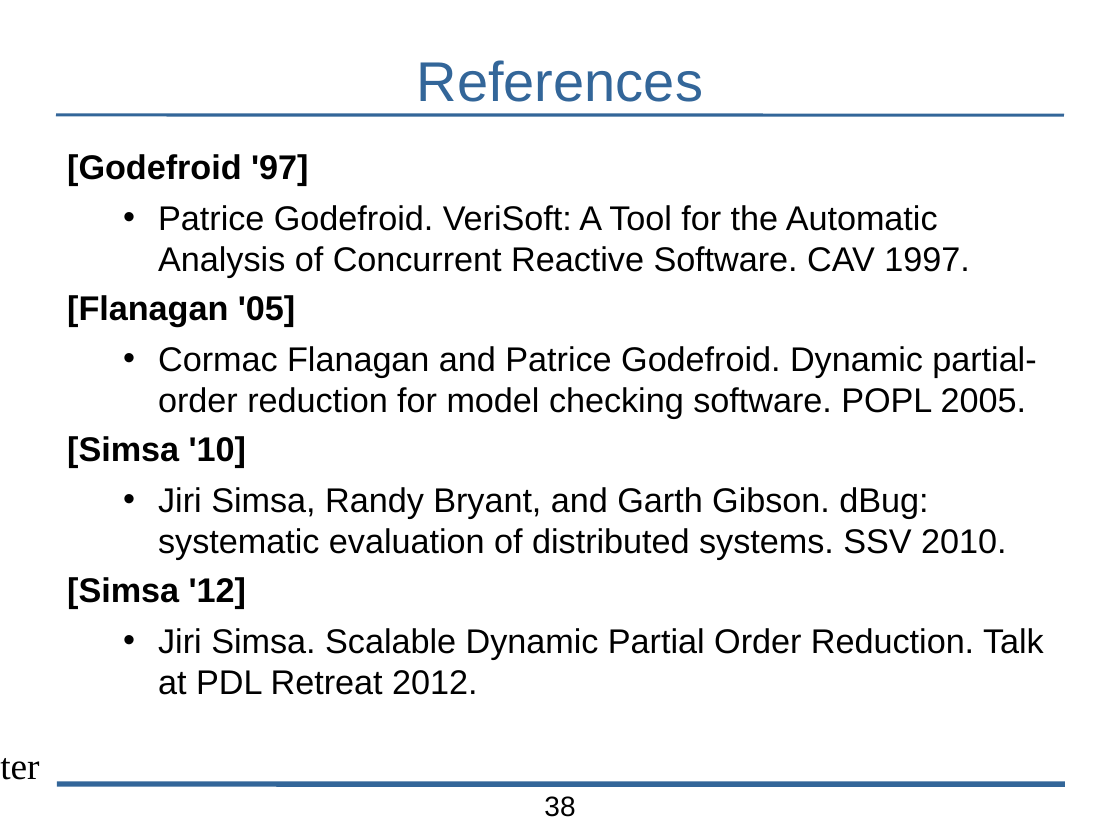
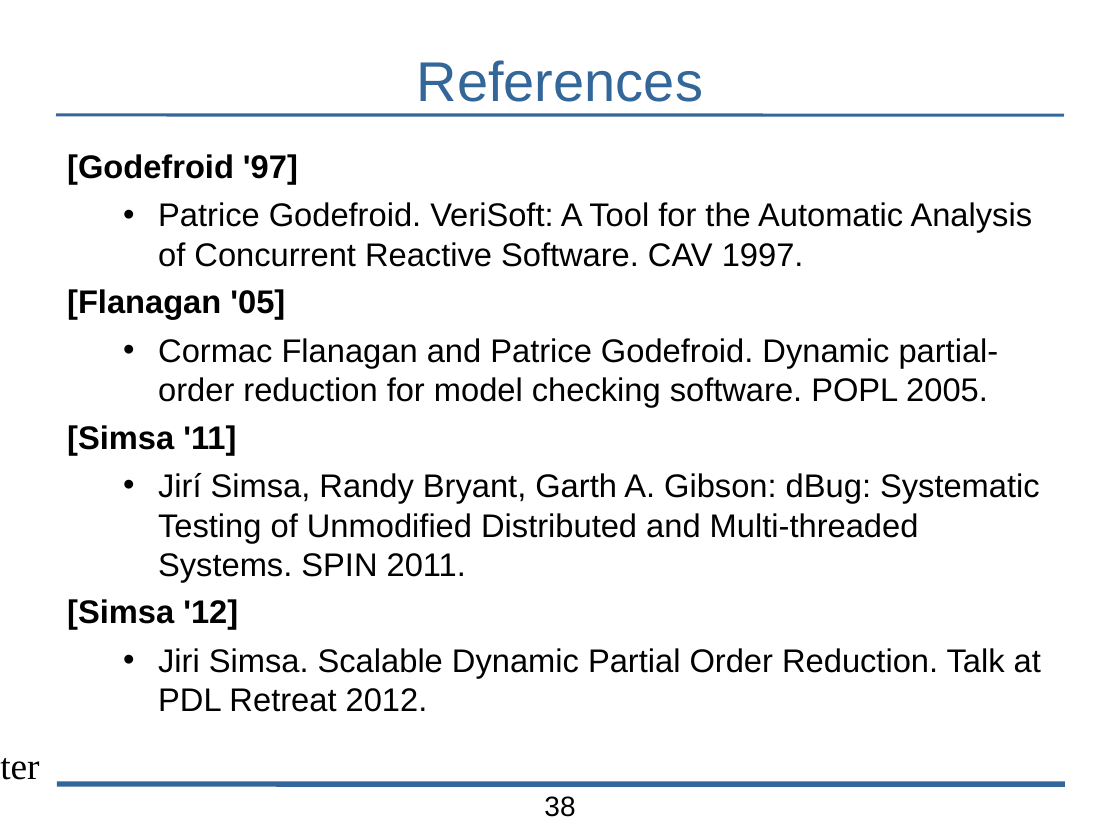
Before and after one commit to bblum/talks, a slide deck: slide 38 of pdl-retreat/pdl-talk.odp. Drawn at 1120x840 pixels with LibreOffice and Linux fonts; fonts in the diff are those of the drawing; background and template pictures are left out. Boxes give left, top, right and bottom in pixels: in the first picture for what was removed or moved away, otherwise in the second. Text is boxed around its words. In the diff, an @@ line names an element or a change of style, - is before the commit and + after.

Commit message:
finish revise pdl talk

```diff
--- a/pdl-retreat/pdl-talk.odp
+++ b/pdl-retreat/pdl-talk.odp
@@ text at [67, 154, 1041, 712]: size 22 to 21 pt in "[Godefroid '97]", "Patrice Godefroid. VeriSoft: A Tool for the ...", "[Flanagan '05]", "Cormac Flanagan and Patrice Godefroid. Dynamic partial-order ..." and 2 more places @@
@@ text at [67, 425, 1040, 582]: text changed; size 22 to 21 pt @@
-[Simsa '10]
-  • Jiri Simsa, Randy Bryant, and Garth Gibson. dBug: systematic evaluation of distributed systems. SSV 2010.
+[Simsa '11]
+  • Jirí Simsa, Randy Bryant, Garth A. Gibson: dBug: Systematic Testing of Unmodified Distributed and Multi-threaded Systems. SPIN 2011.
```
Also in this commit, not shown: 6 other slides changed, 1 other file.
